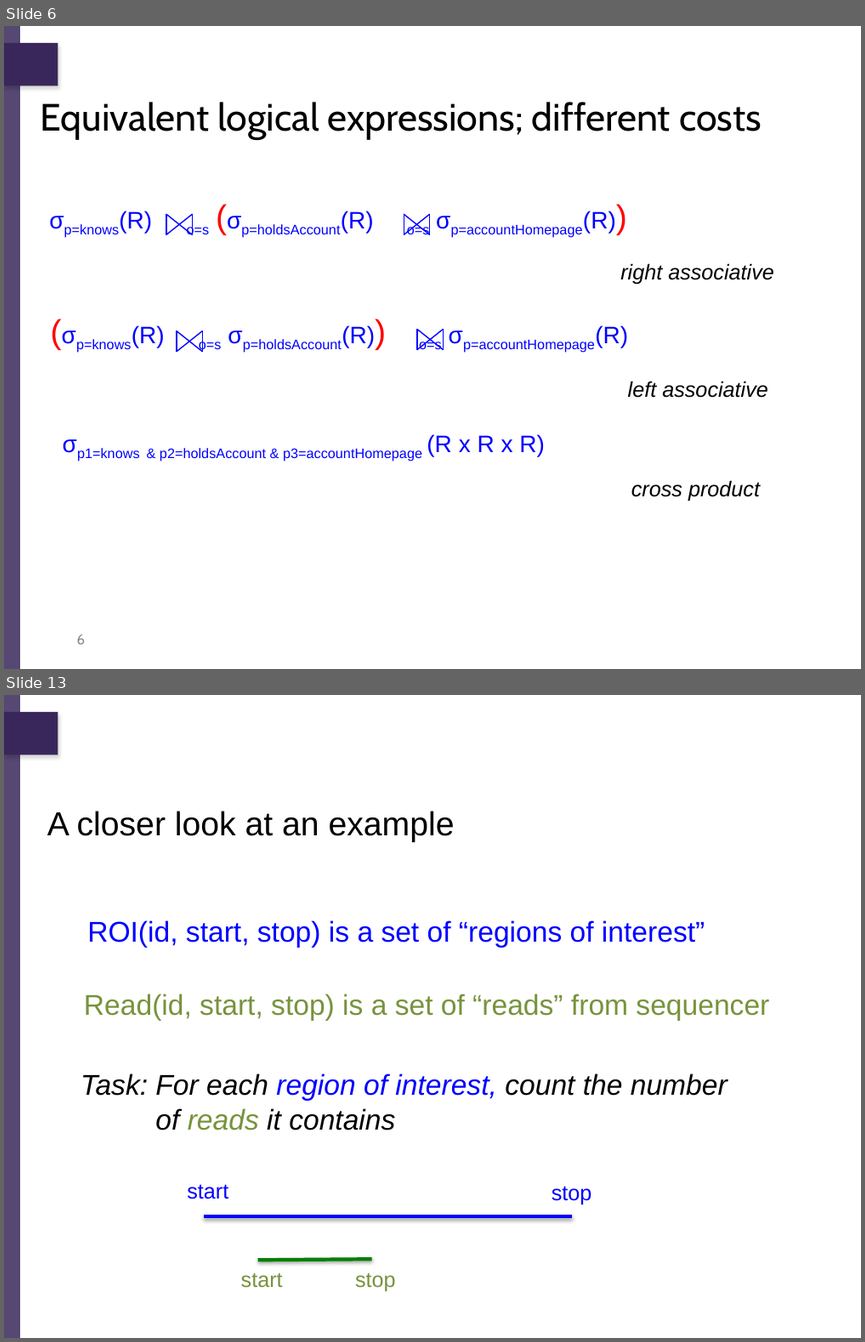
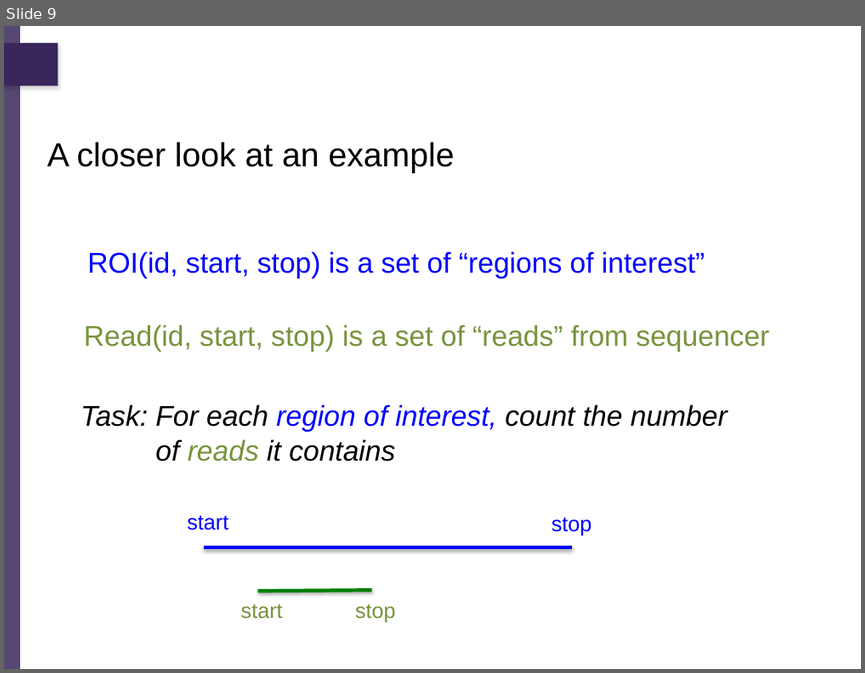
Before and after one commit to billhowe/datasci_course_materials, a slide deck: day1_data_management/part1_relational/03_relational_data_science.pptx. Shown one above the other, each under a label of ours: slides 6 and 13 before the commit, slide 9 after it; the slides between them are not shown. The pictures are 865x1342 and 865x673 pixels, drawn with LibreOffice and Linux fonts; fonts in the diff are those of the drawing; background and template pictures are left out. Boxes give left, top, right and bottom in pixels: in the first picture for what was removed or moved away, otherwise in the second. Text is boxed around its words. In the diff, an @@ line names an element or a change of style, - is before the commit and + after.

```diff
--- a/day1_data_management/part1_relational/03_relational_data_science.pptx
+++ b/day1_data_management/part1_relational/03_relational_data_science.pptx
@@ slide 6 removed at <box>4,26,861,669</box>, background #FFFFFF; not listed: 2 template elements that a slide beside it also shows @@
@@ title removed at <box>41,102,761,139</box> @@
-Equivalent logical expressions; different costs
@@ text removed at <box>64,210,616,237</box> @@
-σp=knows(R) o=s (σp=holdsAccount(R) o=s σp=accountHomepage(R))
@@ group removed at <box>167,215,193,235</box>: 4 freeform shapes @@
@@ group removed at <box>404,215,430,235</box>: 4 freeform shapes @@
@@ text removed at <box>620,263,774,284</box> @@
-right associative
@@ text removed at <box>76,325,628,352</box> @@
-(σp=knows(R) o=s σp=holdsAccount(R)) o=s σp=accountHomepage(R)
@@ group removed at <box>177,331,202,352</box>: 4 freeform shapes @@
@@ group removed at <box>417,329,443,350</box>: 4 freeform shapes @@
@@ text removed at <box>628,380,768,397</box> @@
-left associative
@@ text removed at <box>77,434,545,461</box> @@
-σp1=knows & p2=holdsAccount & p3=accountHomepage (R x R x R)
@@ text removed at <box>631,480,760,501</box> @@
-cross product
@@ page number removed at <box>77,634,86,644</box> @@
-6
@@ what was slide 13 is now slide 9 @@
```
Also in this commit, not shown: 17 slides changed, 6 slides added, 4 other slides removed, 39 other files.
